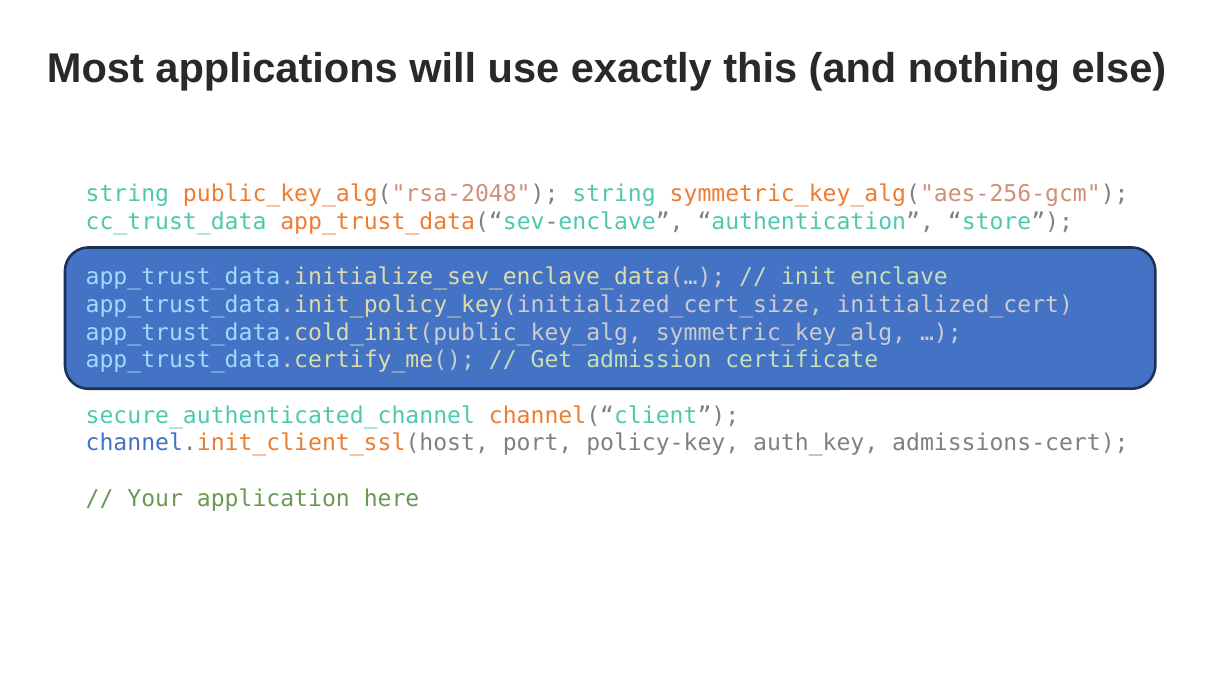
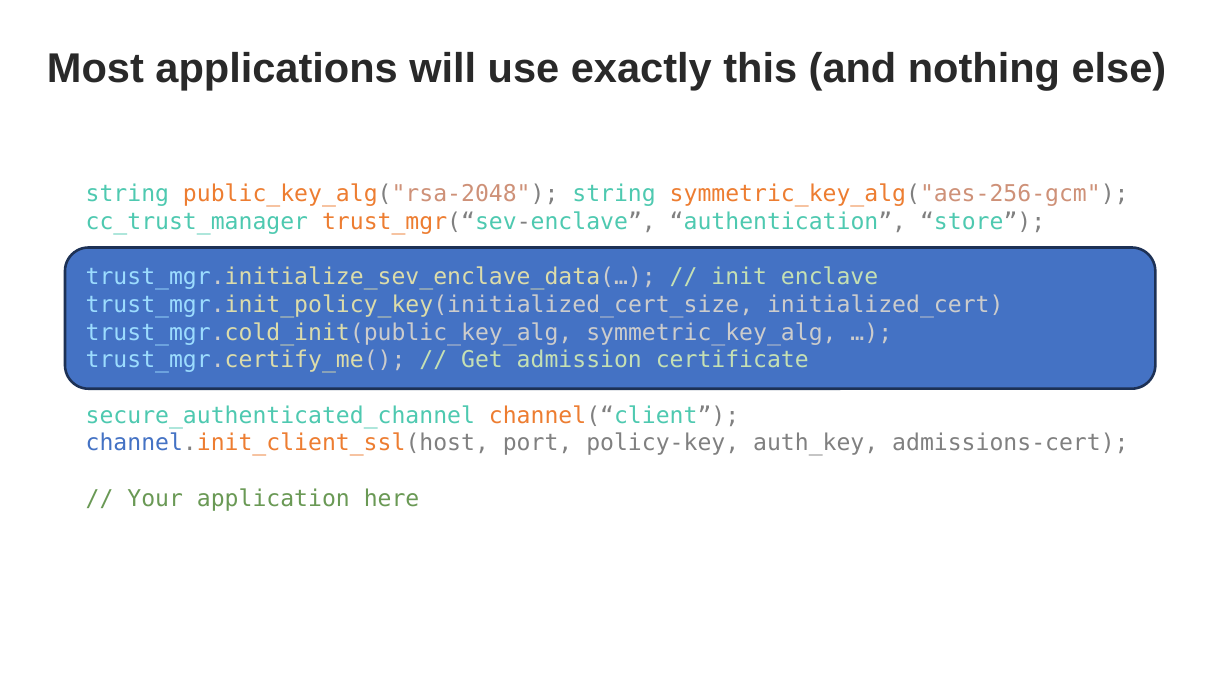
Before and after one commit to ccc-certifier-framework/certifier-framework-for-confidential-computing, a slide deck: slide 5 of Doc/2023-CC-SummitTechnical-Final.pptx. Drawn at 1232x693 pixels with LibreOffice and Linux fonts; fonts in the diff are those of the drawing; background and template pictures are left out. Boxes give left, top, right and bottom in pixels: in the first picture for what was removed or moved away, otherwise in the second. Text is boxed around its words. In the diff, an @@ line names an element or a change of style, - is before the commit and + after.

```diff
--- a/Doc/2023-CC-SummitTechnical-Final.pptx
+++ b/Doc/2023-CC-SummitTechnical-Final.pptx
@@ text at [86, 211, 1045, 373]: text changed @@
-cc_trust_data app_trust_data(“sev-enclave”, “authentication”, “store”);
-app_trust_data.initialize_sev_enclave_data(…); // init enclave
-app_trust_data.init_policy_key(initialized_cert_size, initialized_cert)
-app_trust_data.cold_init(public_key_alg, symmetric_key_alg, …);
-app_trust_data.certify_me(); // Get admission certificate
+cc_trust_manager trust_mgr(“sev-enclave”, “authentication”, “store”);
+trust_mgr.initialize_sev_enclave_data(…); // init enclave
+trust_mgr.init_policy_key(initialized_cert_size, initialized_cert)
+trust_mgr.cold_init(public_key_alg, symmetric_key_alg, …);
+trust_mgr.certify_me(); // Get admission certificate
```
Also in this commit, not shown: 1 other slide changed, 4 other files.
